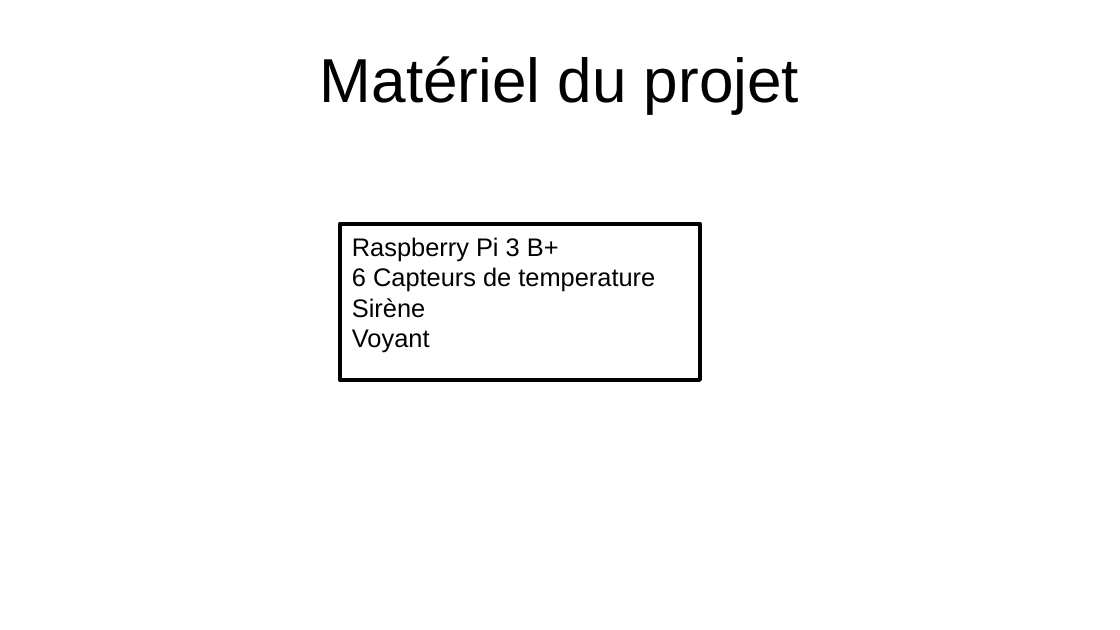
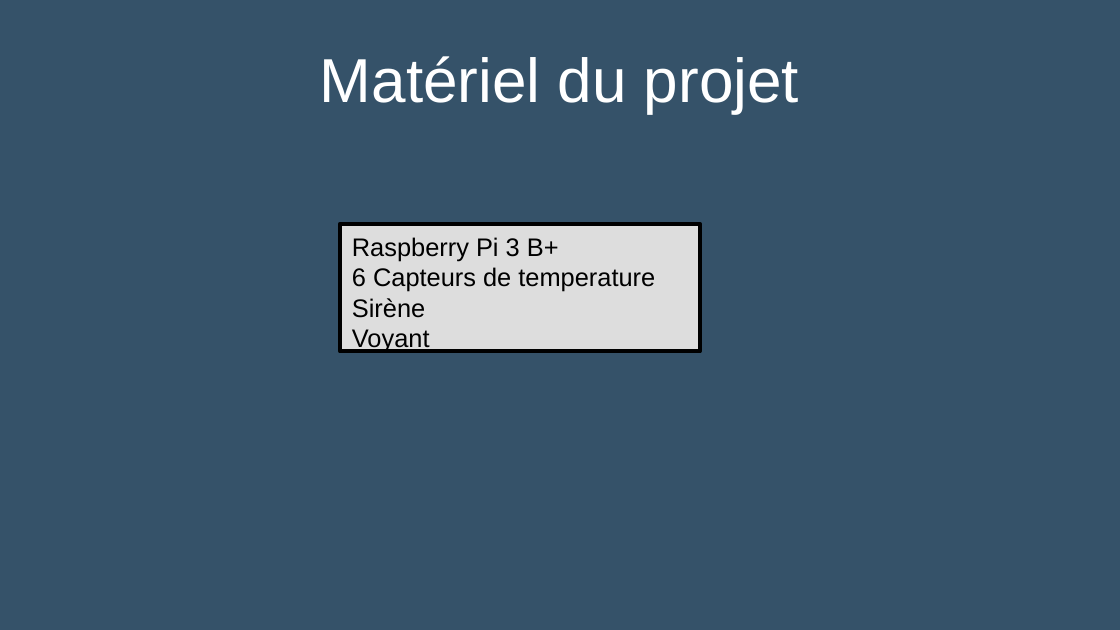
Before and after one commit to Sauvage89/sechoir-houblon, a slide deck: slide 9 of doc/diaporama/revue1.odp. Drawn at 1120x630 pixels with LibreOffice and Linux fonts; fonts in the diff are those of the drawing. Boxes give left, top, right and bottom in pixels: in the first picture for what was removed or moved away, otherwise in the second. Text is boxed around its words. In the diff, an @@ line names an element or a change of style, - is before the commit and + after.

```diff
--- a/doc/diaporama/revue1.odp
+++ b/doc/diaporama/revue1.odp
@@ background #FFFFFF to #355269 @@
@@ title "Matériel du projet" at [320, 56, 799, 113]: text colour #000000 to #FFFFFF @@
@@ rectangle "Raspberry Pi 3 B+": place and size @@
-rectangle "Raspberry Pi 3 B+" at [340, 224, 700, 380]
+rectangle "Raspberry Pi 3 B+" at [340, 224, 700, 352]
@@ rectangle "Raspberry Pi 3 B+" at [340, 224, 700, 352]: fill none to #DDDDDD @@
```
Also in this commit, not shown: 13 other slides changed, 2 slides added, 2 slides removed, 1 other file.
